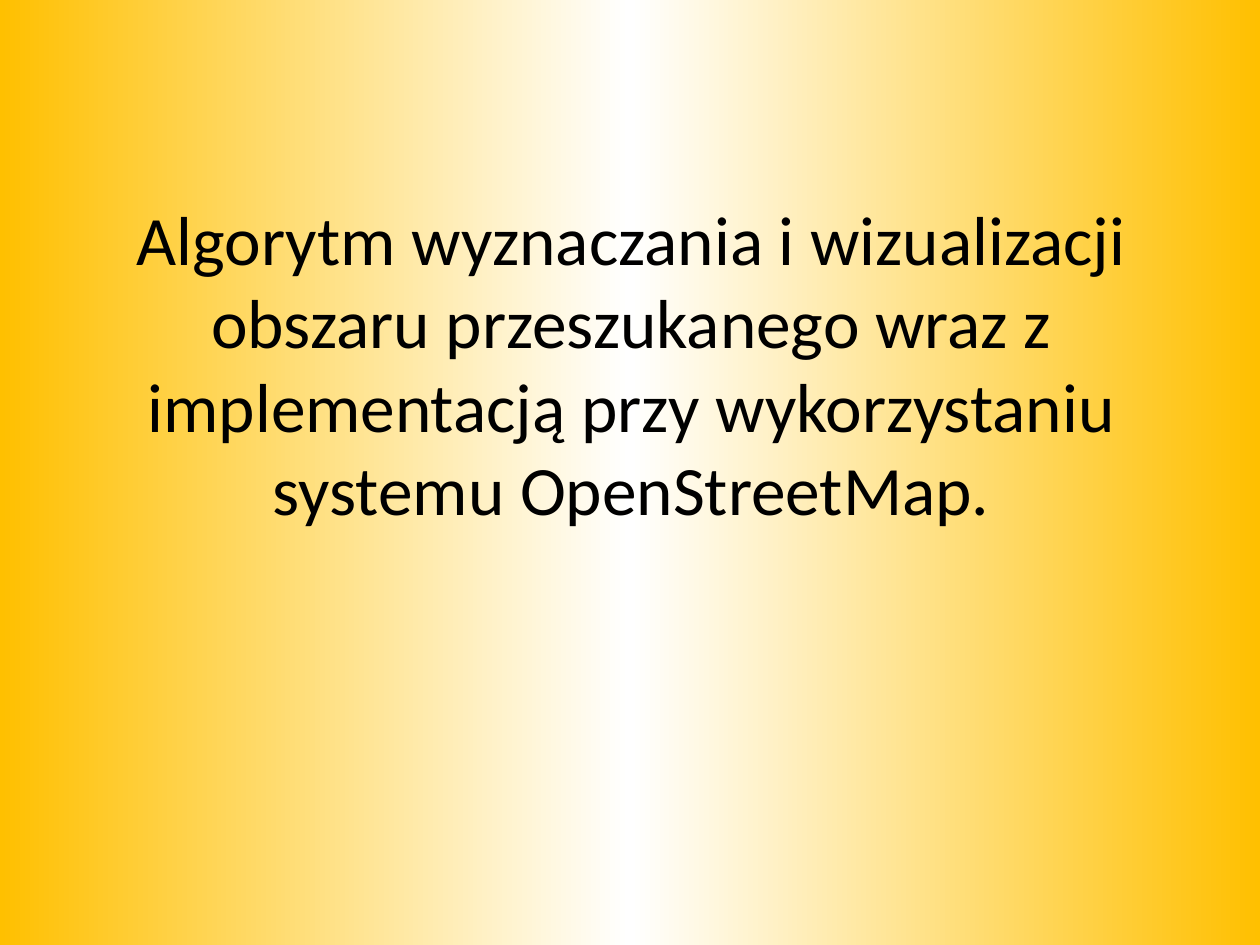
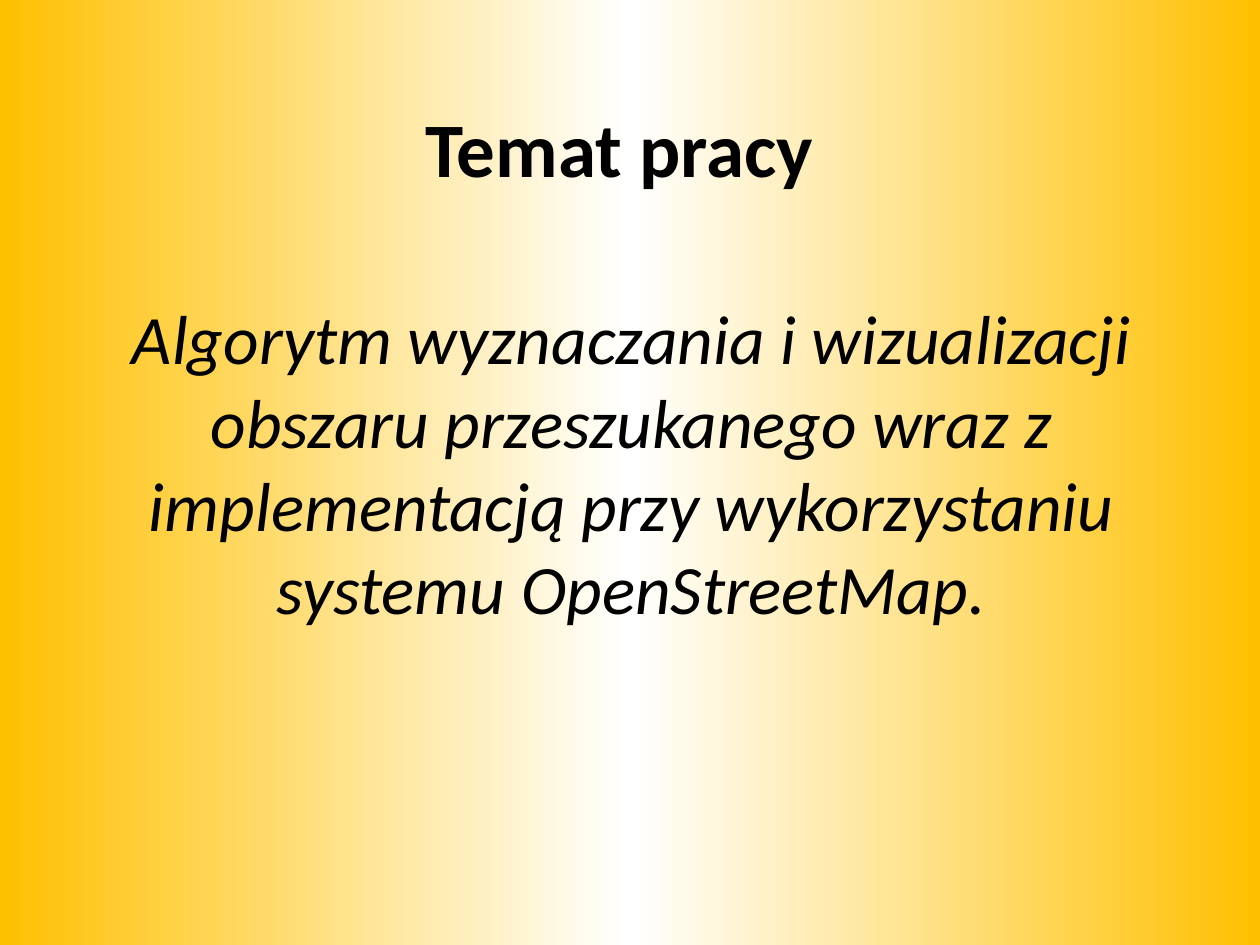
Before and after one commit to mkapiczy/DronVision, a slide deck: slide 2 of Dokumenty/Obrona/Prezentacja.pptx. Drawn at 1260x945 pixels with LibreOffice and Linux fonts; fonts in the diff are those of the drawing. Boxes give left, top, right and bottom in pixels: in the first picture for what was removed or moved away, otherwise in the second. Text is boxed around its words. In the diff, an @@ line names an element or a change of style, - is before the commit and + after.

```diff
--- a/Dokumenty/Obrona/Prezentacja.pptx
+++ b/Dokumenty/Obrona/Prezentacja.pptx
@@ text added at (426, 114, 814, 196), 44 pt, text #000000, bold @@
+Temat pracy
@@ title "Algorytm wyznaczania i wizualizacji obszaru ...": place and size @@
-title "Algorytm wyznaczania i wizualizacji obszaru ..." at (137, 208, 1125, 532)
+title "Algorytm wyznaczania i wizualizacji obszaru ..." at (132, 307, 1130, 631)
@@ title "Algorytm wyznaczania i wizualizacji obszaru ..." at (132, 307, 1130, 631): italic on @@
```
Also in this commit, not shown: 5 other slides changed, 10 slides added, 3 slides removed, 1 other file.
